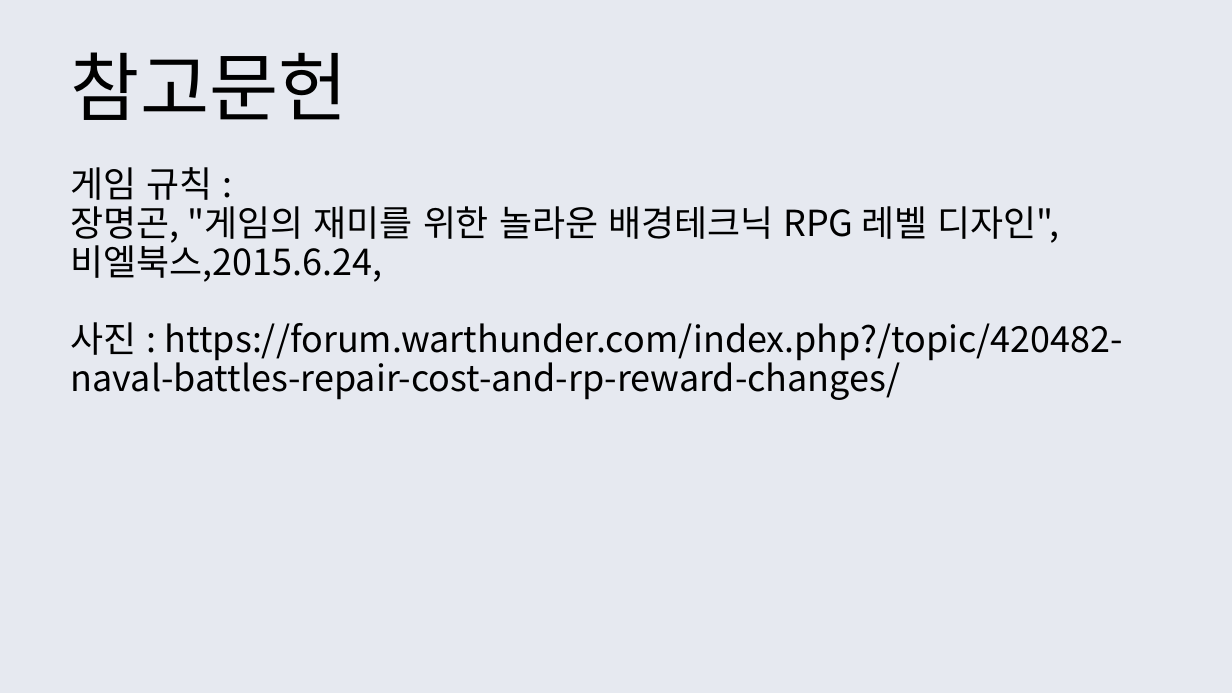
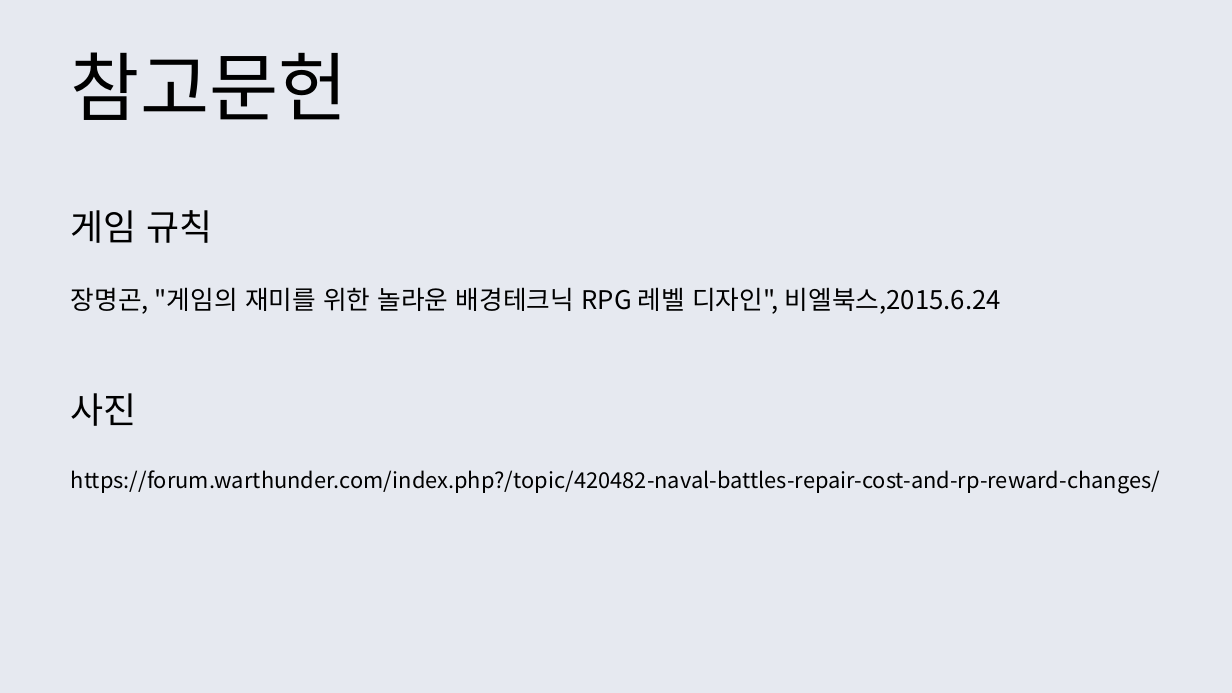
Before and after one commit to yeomyeom/OOP, a slide deck: slide 33 of ppt/객체지향프로그래밍.pptx (slide 17 before the commit). Drawn at 1232x693 pixels with LibreOffice and Linux fonts; fonts in the diff are those of the drawing. Boxes give left, top, right and bottom in pixels: in the first picture for what was removed or moved away, otherwise in the second. Text is boxed around its words. In the diff, an @@ line names an element or a change of style, - is before the commit and + after.

```diff
--- a/ppt/객체지향프로그래밍.pptx
+++ b/ppt/객체지향프로그래밍.pptx
@@ text at [71,210,1160,494]: text changed; size 28 to 17 pt @@
-게임 규칙 :
-장명곤, "게임의 재미를 위한 놀라운 배경테크닉 RPG 레벨 디자인", 비엘북스,2015.6.24,
-사진 : https://forum.warthunder.com/index.php?/topic/420482-naval-battles-repair-cost-and-rp-reward-changes/
+게임 규칙
+장명곤, "게임의 재미를 위한 놀라운 배경테크닉 RPG 레벨 디자인", 비엘북스,2015.6.24
+사진
+https://forum.warthunder.com/index.php?/topic/420482-naval-battles-repair-cost-and-rp-reward-changes/
```
Also in this commit, not shown: 13 other slides changed, 18 slides added, 7 slides removed.
